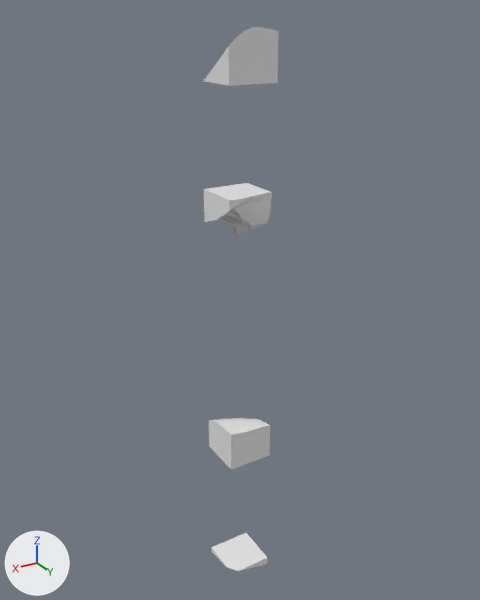
The glTF model assets/terrain/surface_pieces/surf_37_5.glb as it was, and as the next commit left it.
Both versions are drawn from a camera (50 mm lens) standing at (109.8, 136.5, 5.6) and looking at (76.5, 81.0, -22.1). The axes (+X, +Y, +Z) are drawn at lower left. The lights are the same throughout. The picture after the commit comes second. Where no turn or scale is listed for an object, it has been applied to the vertices.

Names of what the first picture shows: 'layer_0', 'layer_12', 'layer_3', 'layer_8'.
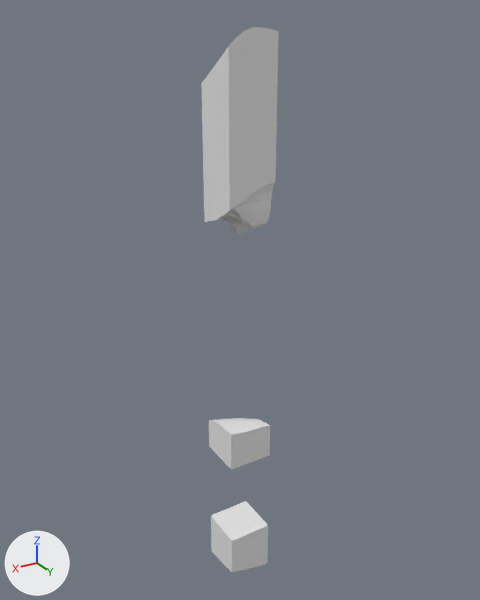
The change in detail:
Mesh me_layer_11 is new.
It has 25 vertices, 46 faces and spans x 75.0..80.0, y 80.0..85.0, z -55.0..-50.0.
Mesh me_layer_2 is new.
It has 31 vertices, 58 faces and spans x 75.0..80.0, y 80.0..85.0, z -10.0..-5.0.
Mesh me_layer_1 is new.
It has 13 vertices, 22 faces and spans x 75.0..80.0, y 80.0..85.0, z -5.0..0.0.
Object 'layer_11' (ob_layer_11) is new; it shows me_layer_11.
Its location is (0.0, 0.0, 0.0).
Object 'layer_2' (ob_layer_2) is new; it shows me_layer_2.
Its location is (0.0, 0.0, 0.0).
Object 'layer_1' (ob_layer_1) is new; it shows me_layer_1.
Its location is (0.0, 0.0, 0.0).

Where the change shows, as pixel boxes [x1, y1, x2, y2] in the pictures (480 x 600 px):
'layer_1', added: after [201, 81, 278, 145]
'layer_2', added: after [203, 137, 276, 200]
'layer_11', added: after [211, 501, 268, 572]
'layer_12', unchanged, covered by the edit: before [212, 533, 267, 571]; after [212, 549, 267, 571]
